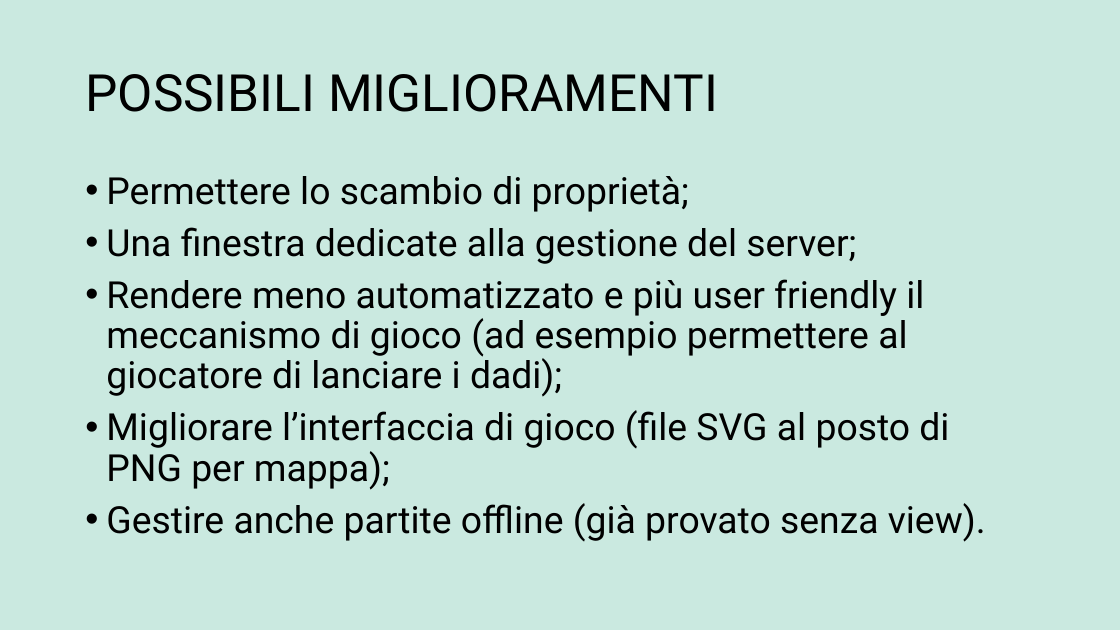
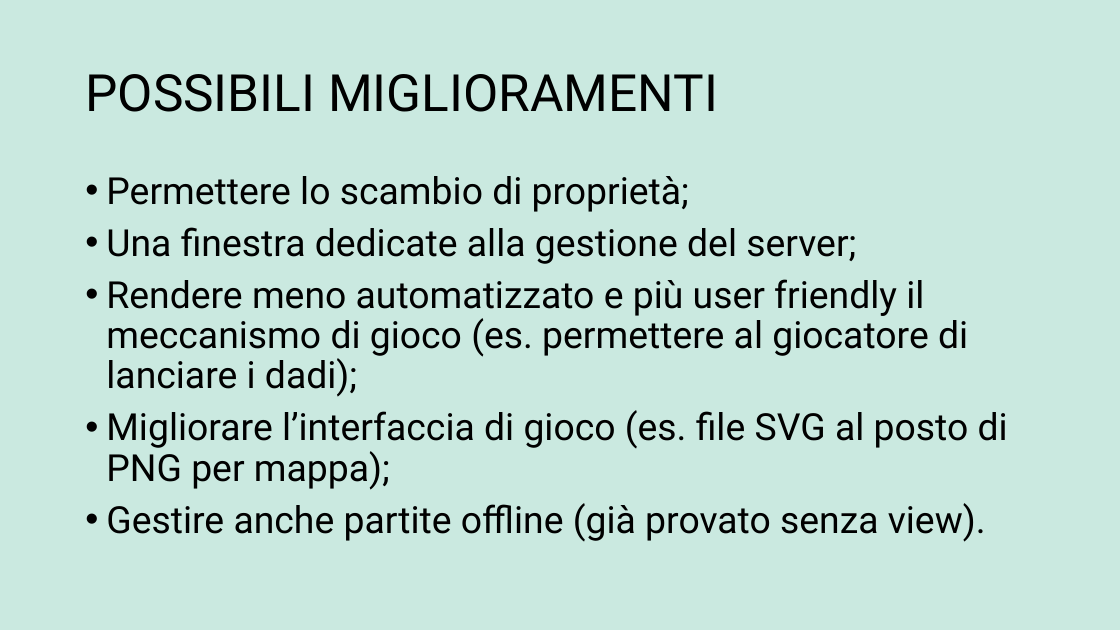
Before and after one commit to matteolub02/Polypsony, a slide deck: slide 18 of Presentazione progetto PAJC - 736418.pptx. Drawn at 1120x630 pixels with LibreOffice and Linux fonts; fonts in the diff are those of the drawing. Boxes give left, top, right and bottom in pixels: in the first picture for what was removed or moved away, otherwise in the second. Text is boxed around its words. In the diff, an @@ line names an element or a change of style, - is before the commit and + after.

```diff
--- a/Presentazione progetto PAJC - 736418.pptx
+++ b/Presentazione progetto PAJC - 736418.pptx
@@ text at [106, 279, 1008, 490]: text changed @@
-• Rendere meno automatizzato e più user friendly il meccanismo di gioco (ad esempio permettere al giocatore di lanciare i dadi);
-• Migliorare l’interfaccia di gioco (file SVG al posto di PNG per mappa);
+• Rendere meno automatizzato e più user friendly il meccanismo di gioco (es. permettere al giocatore di lanciare i dadi);
+• Migliorare l’interfaccia di gioco (es. file SVG al posto di PNG per mappa);
```
Also in this commit, not shown: 1 other file.
